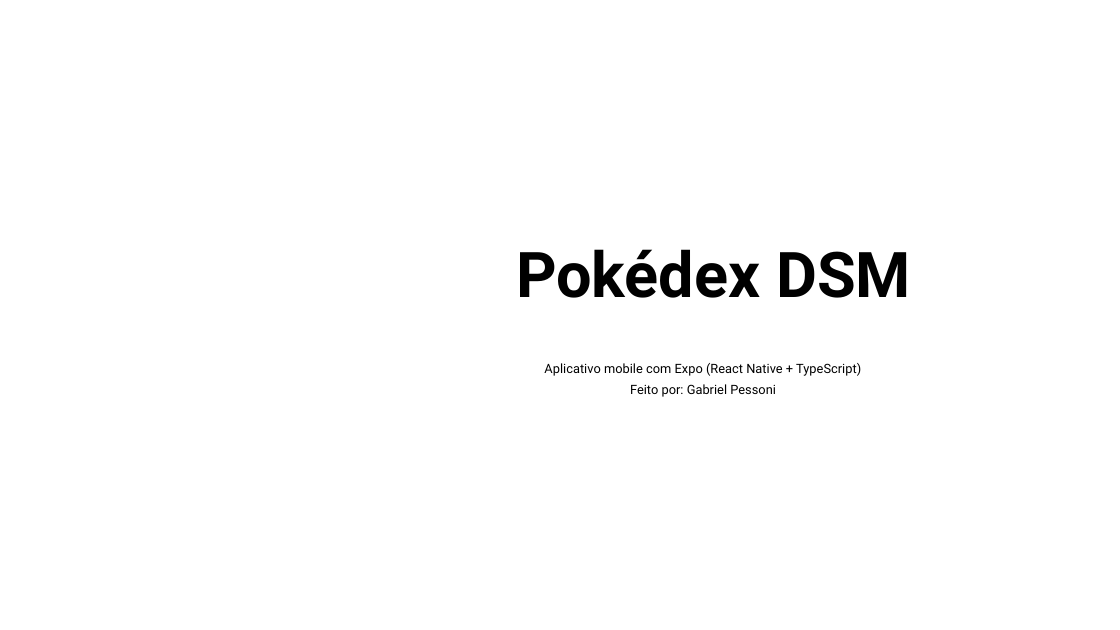
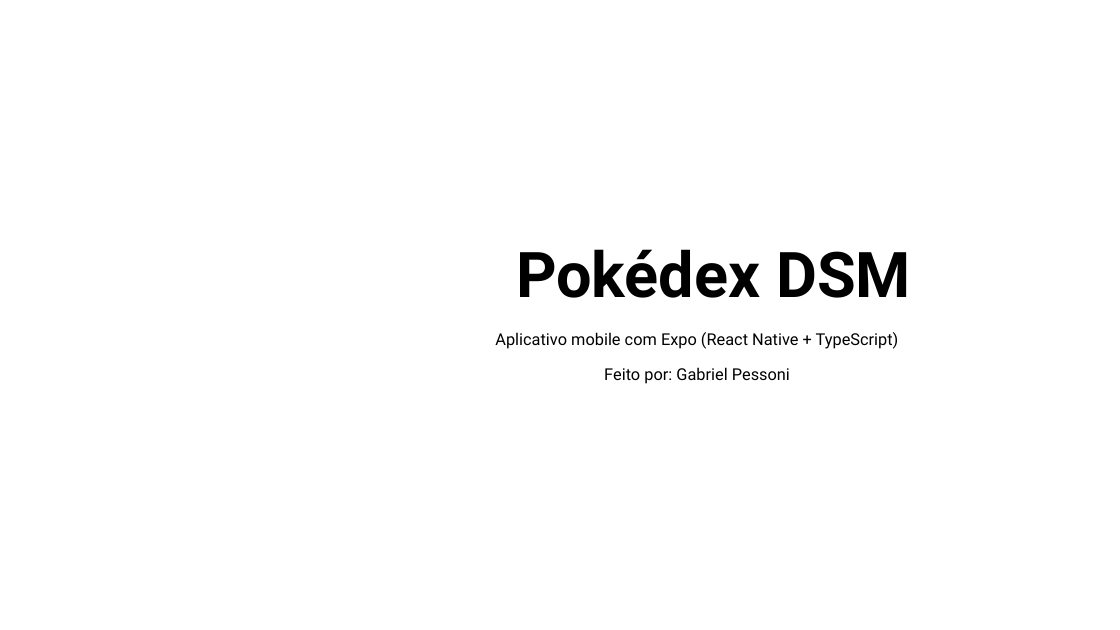
Before and after one commit to gpessoni/Fatec-DesenvolvimentoMobile-1, a slide deck: slide 1 of apresentacao/Pokédex DSM.pptx. Drawn at 1120x630 pixels with LibreOffice and Linux fonts; fonts in the diff are those of the drawing; background and template pictures are left out. Boxes give left, top, right and bottom in pixels: in the first picture for what was removed or moved away, otherwise in the second. Text is boxed around its words. In the diff, an @@ line names an element or a change of style, - is before the commit and + after.

```diff
--- a/apresentacao/Pokédex DSM.pptx
+++ b/apresentacao/Pokédex DSM.pptx
@@ subtitle "Aplicativo mobile com Expo (React ...": place and size @@
-subtitle "Aplicativo mobile com Expo (React ..." at bbox=[544, 363, 861, 397]
+subtitle "Aplicativo mobile com Expo (React ..." at bbox=[495, 332, 899, 384]
@@ subtitle "Aplicativo mobile com Expo (React ..." at bbox=[495, 332, 899, 384]: size 11 to 14 pt; line spacing 0.7 to 0.9 @@
```
Also in this commit, not shown: 2 slides added, 3 other files.
